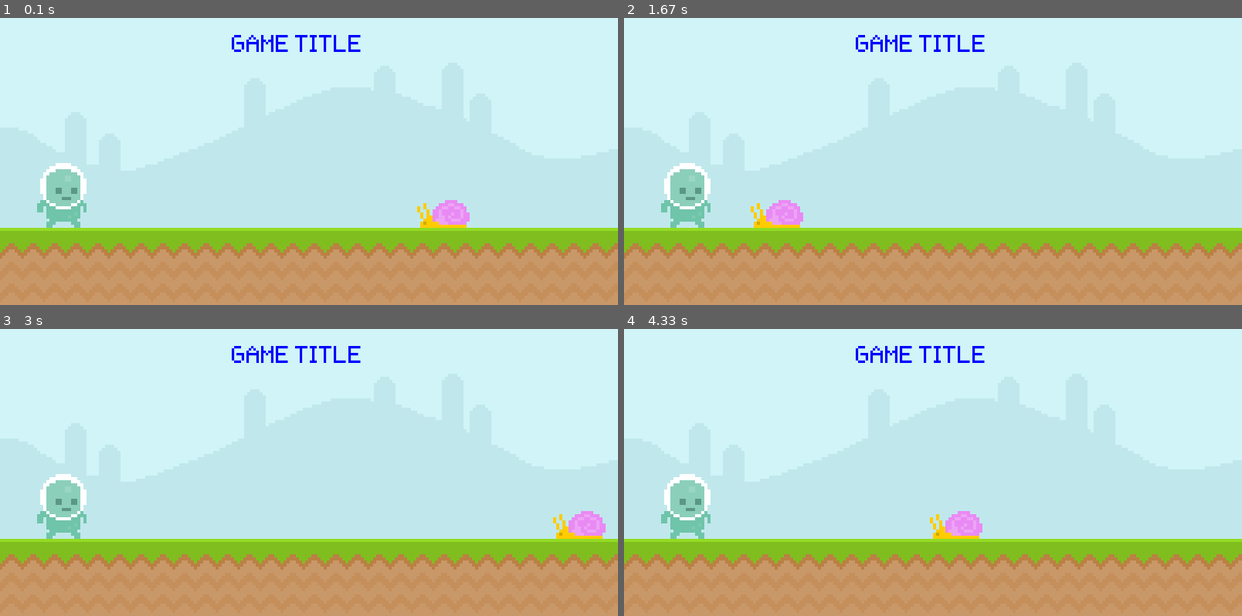
Above: before the commit, frames 1-4 (two rows, left to right).
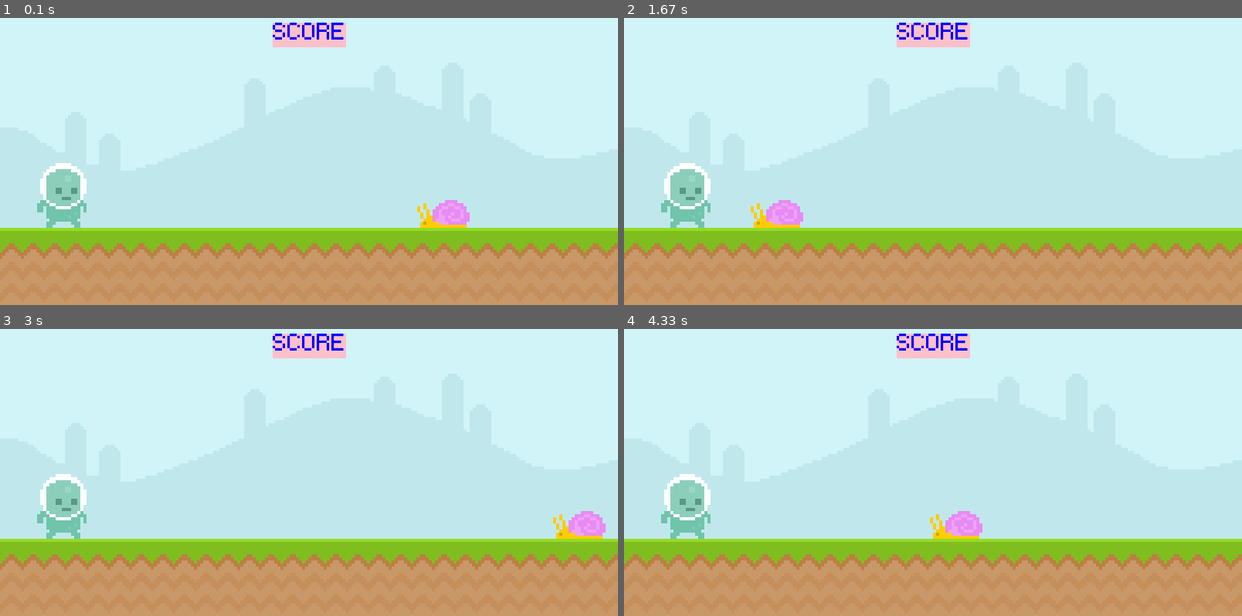
Above: after the commit, the same moments.

Repository: marcibaumel/py_game_tutorial
Game: pygame game, started from main.py
Same seed, same stepped clock (60 frames per second), same inputs: the game is played once before the commit and once after it.
Inputs:
- Up to frame 1 (0.1 s): no input
- Up to frame 2 (1.67 s): no input
- Up to frame 3 (3 s): no input
- Up to frame 4 (4.33 s): no input

The runs differ from the first frame. In frame 1, 1.4% of the frame differs, in the area x 37-59%, y 1-12%; in frame 2, 1.4%; in frame 3, 1.4%; in frame 4, 1.4%.

Commit message:
draw rect

Diff:
--- a/main.py
+++ b/main.py
@@ -20,7 +20,8 @@
 ).convert_alpha()
 snail_rect = snail_surface.get_rect(midbottom=(600, 300))
 
-text_surface = font.render("GAME TITLE", True, "blue")
+score_surf = font.render("SCORE", True, "blue")
+score_rect = score_surf.get_rect(center=(WIDTH / 2, 50))
 
 player_surf = pygame.image.load(
     resource_path(ASSET_PATH + "player_walk_1.png")
@@ -38,7 +39,10 @@
 
     screen.blit(sky_surface, (0, 0))
     screen.blit(ground_surface, (0, 300))
-    screen.blit(text_surface, (300, 50))
+
+    pygame.draw.rect(screen, "Pink", score_rect)
+    pygame.draw.rect(screen, "Pink", score_rect, 5)
+    screen.blit(score_surf, score_rect)
 
     snail_rect.x -= 4
 
